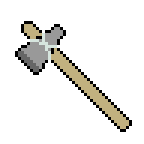
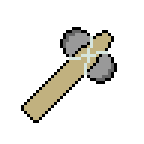
Two versions of the same layered image (144x144). Layer-by-layer changes:
showed "martillo improvisado", painted on it over [15, 21, 132, 132]
hid "hacha improvisada" over [15, 21, 132, 132]
